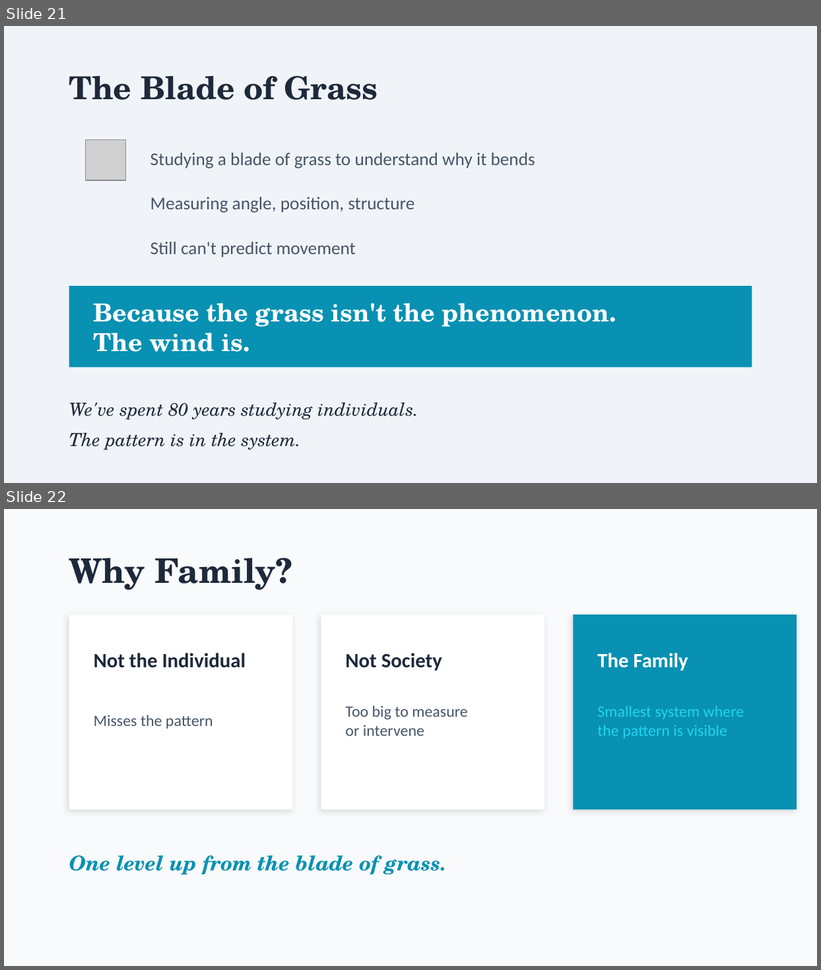
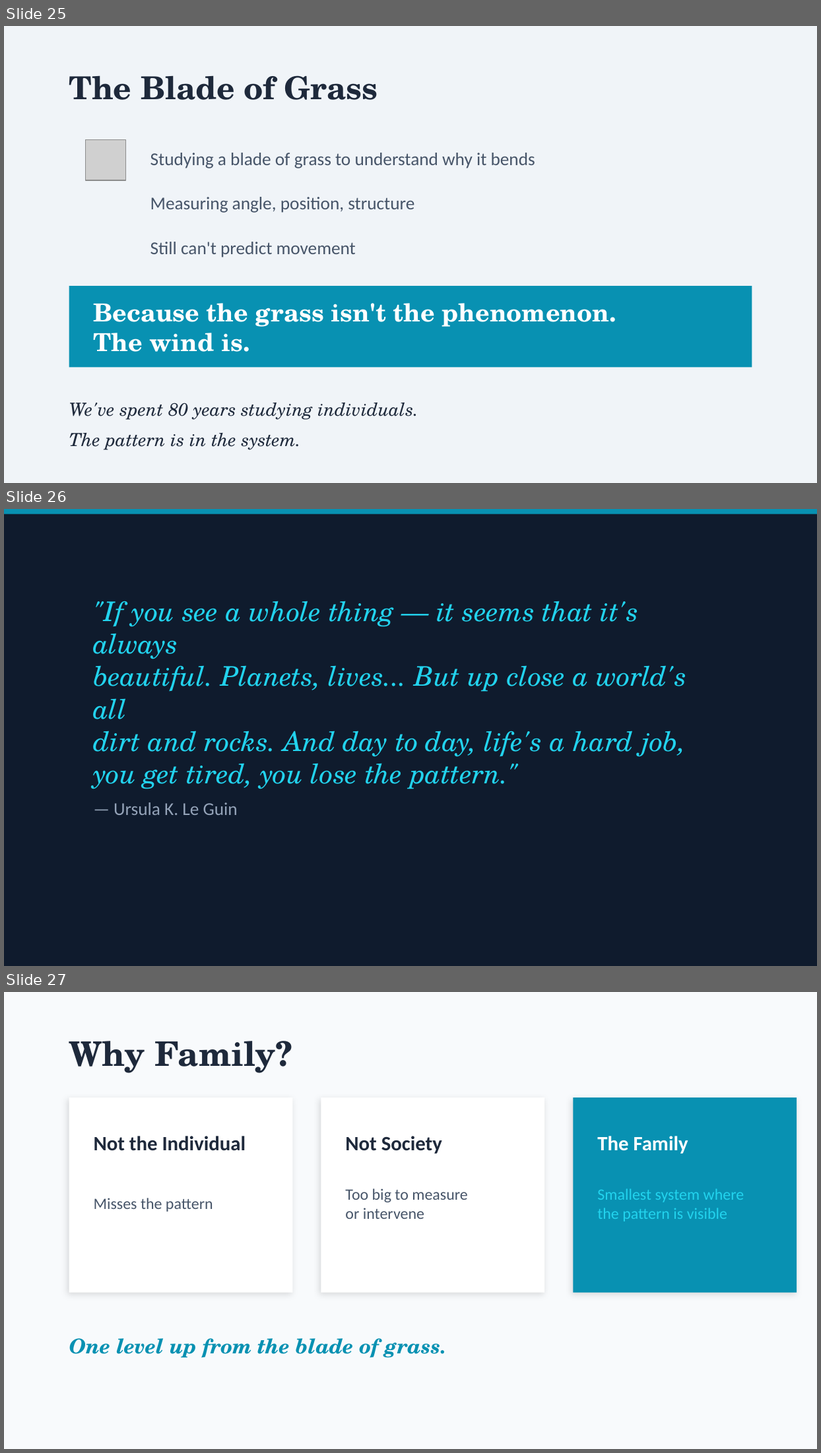
Before and after one commit to patrickkidd/ffrn-2026, a slide deck: 1-WHY_FAMILY/1-Why-Family.pptx. Shown one above the other, each under a label of ours: slides 21 and 22 before the commit, slides 25, 26 and 27 after it. The pictures are 821x970 and 821x1453 pixels, drawn with LibreOffice and Linux fonts; fonts in the diff are those of the drawing; grey boxes stand for pictures. Boxes give left, top, right and bottom in pixels: in the first picture for what was removed or moved away, otherwise in the second. Text is boxed around its words. In the diff, an @@ line names an element or a change of style, - is before the commit and + after.

```diff
--- a/1-WHY_FAMILY/1-Why-Family.pptx
+++ b/1-WHY_FAMILY/1-Why-Family.pptx
@@ slide 26 added at box(4, 509, 817, 966), background #0F1B2D @@
@@ rectangle added at box(4, 509, 817, 514), fill #0891B2 @@
@@ text added at box(93, 601, 687, 789), 24 pt, text #22D3EE, italic @@
+"If you see a whole thing — it seems that it's always
+beautiful. Planets, lives... But up close a world's all
+dirt and rocks. And day to day, life's a hard job,
+you get tired, you lose the pattern."
@@ text added at box(114, 803, 238, 815), 16 pt, text #94A3B8 @@
+— Ursula K. Le Guin
@@ what was slide 21 is now slide 25 @@
@@ what was slide 22 is now slide 27 @@
```
Also in this commit, not shown: 5 other slides added, 12 other files.
